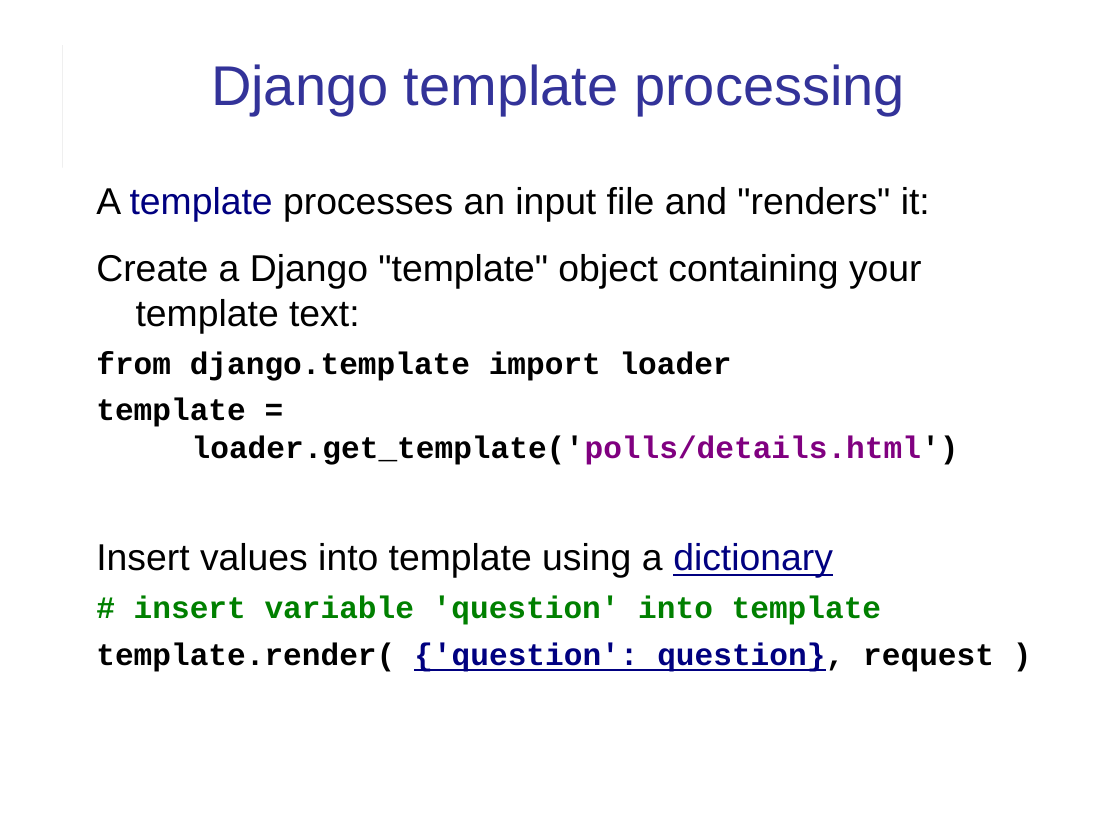
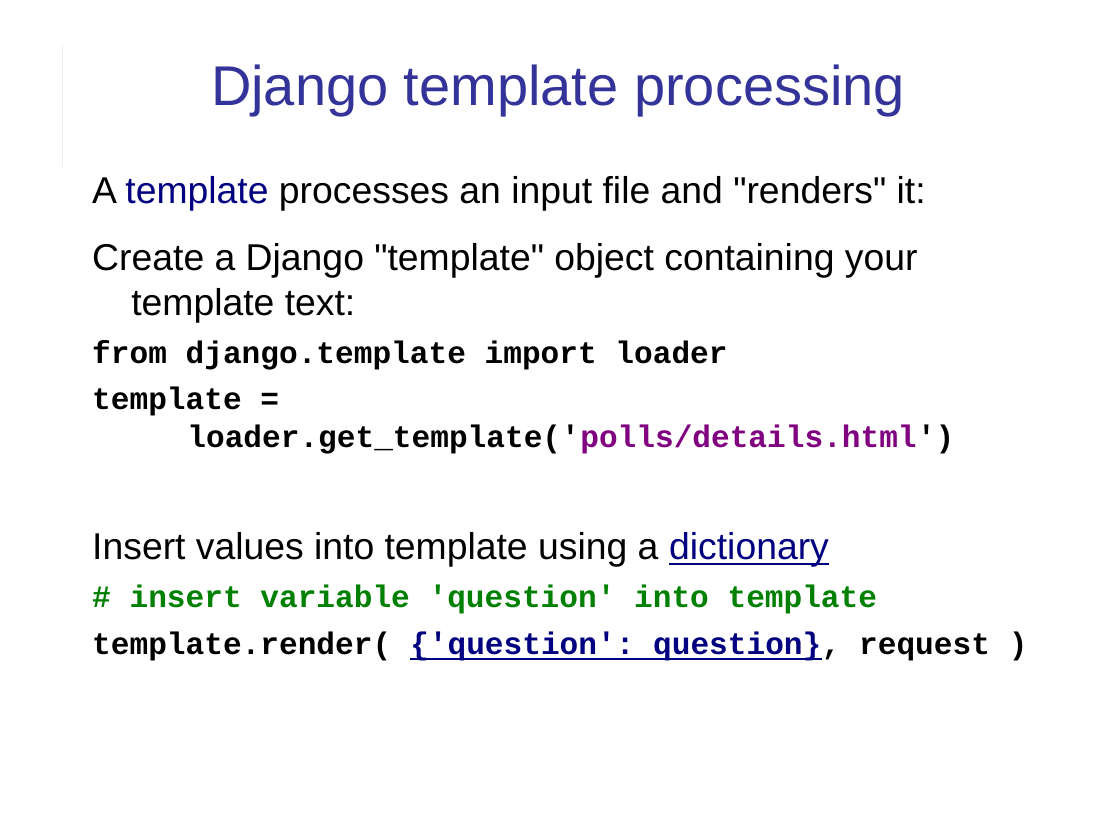
Before and after one commit to cpske/ISP, a slide deck: slide 7 of django/Django-review-1.ppt. Drawn at 1120x840 pixels with LibreOffice and Linux fonts; fonts in the diff are those of the drawing. Boxes give left, top, right and bottom in pixels: in the first picture for what was removed or moved away, otherwise in the second. Text is boxed around its words. In the diff, an @@ line names an element or a change of style, - is before the commit and + after.

```diff
--- a/django/Django-review-1.ppt
+++ b/django/Django-review-1.ppt
@@ text "A template processes an input ...": place and size @@
-text "A template processes an input ..." at [96,187,994,672]
+text "A template processes an input ..." at [92,176,990,661]
```
Also in this commit, not shown: 3 other slides changed, 2 other files.
